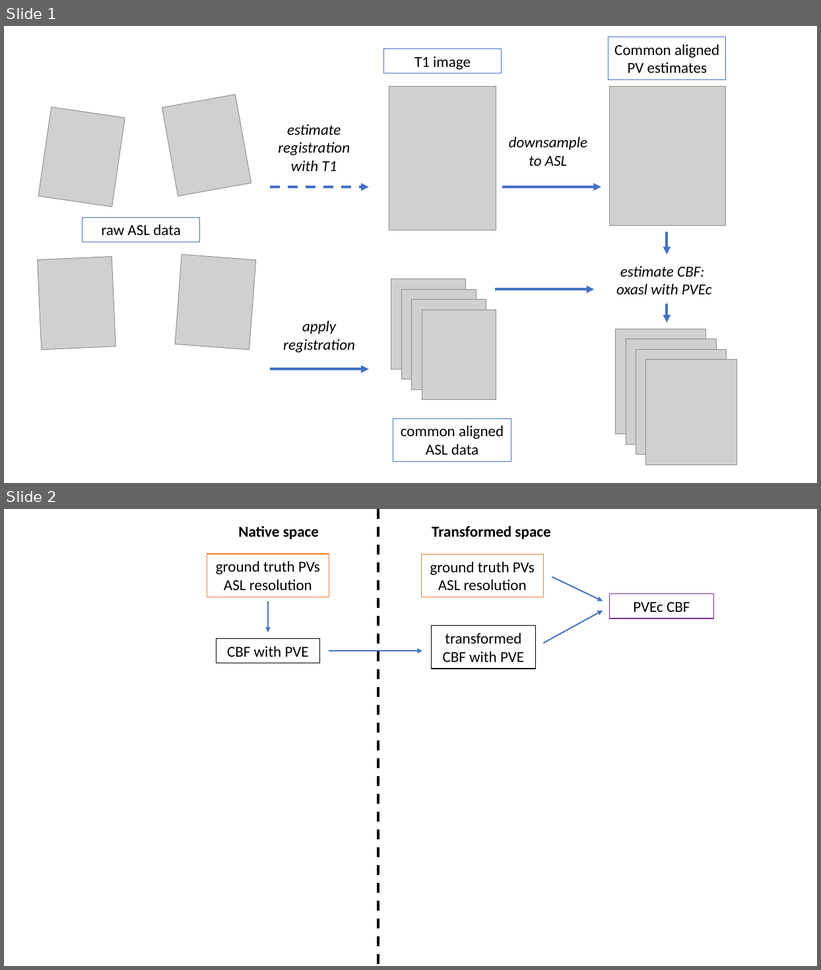
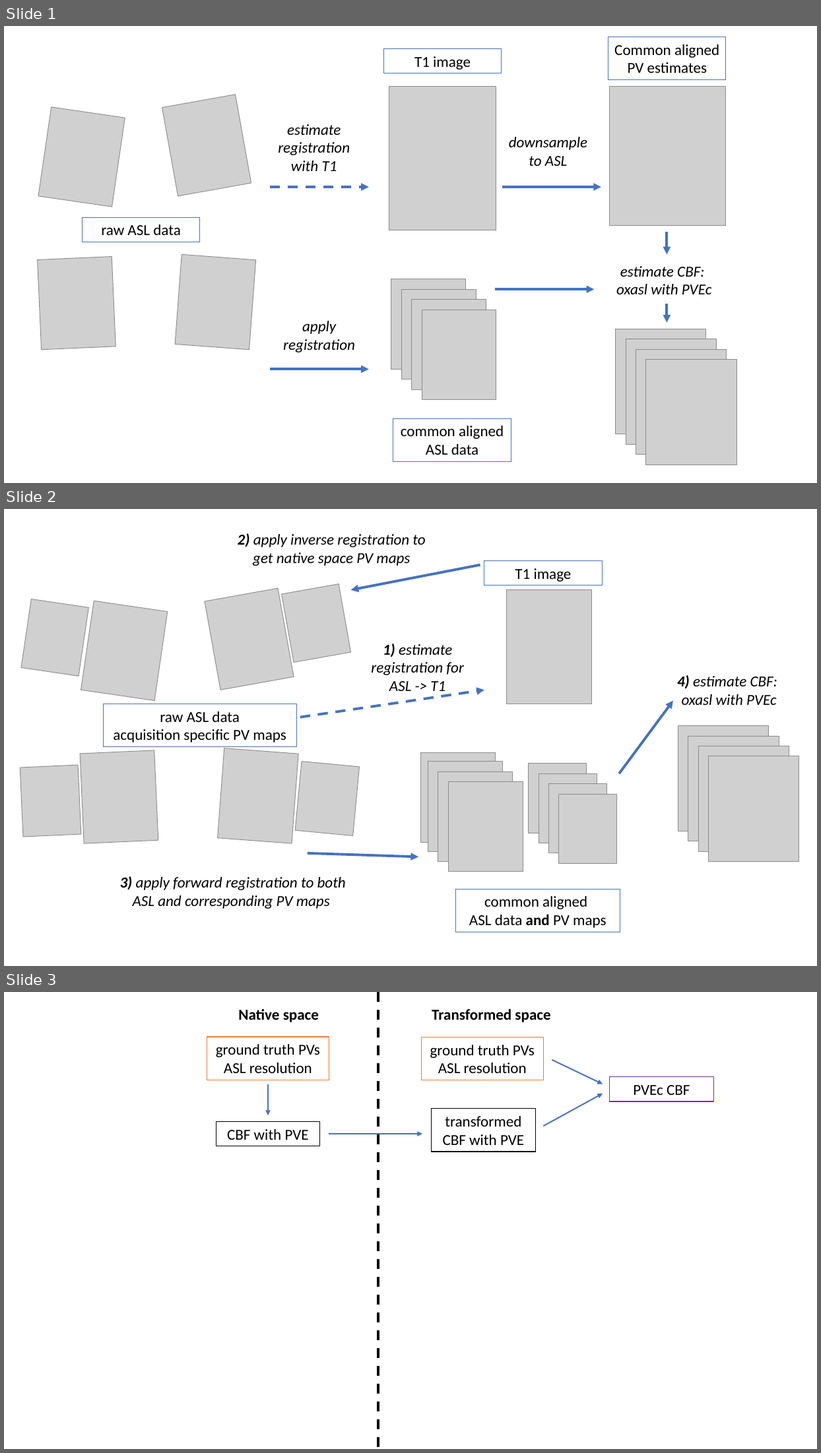
Before and after one commit to tomfrankkirk/pvec_problems, a slide deck: figs/diagrams.pptx. Shown one above the other, each under a label of ours: slides 1 and 2 before the commit, slides 1, 2 and 3 after it. The pictures are 821x970 and 821x1453 pixels, drawn with LibreOffice and Linux fonts; fonts in the diff are those of the drawing; grey boxes stand for pictures. Boxes give left, top, right and bottom in pixels: in the first picture for what was removed or moved away, otherwise in the second. Text is boxed around its words. In the diff, an @@ line names an element or a change of style, - is before the commit and + after.

```diff
--- a/figs/diagrams.pptx
+++ b/figs/diagrams.pptx
@@ slide 2 added at (4,509,817,966), background #FFFFFF @@
@@ text added at (238,533,425,566), 18 pt, text #000000, italic @@
+2) apply inverse registration to get native space PV maps
@@ arrow added from (481, 565) to (351, 590), #4472C4 3 pt @@
@@ rectangle added at (484,561,603,586), outline #4472C4 0.75 pt, 18 pt, text #000000 @@
+T1 image
@@ picture added at (281,584,350,662) @@
@@ picture added at (21,599,88,677) @@
@@ picture added at (81,601,168,701) @@
@@ picture added at (205,588,294,691) @@
@@ picture added at (507,590,592,704) @@
@@ text added at (371,644,464,696), 18 pt, text #000000, italic @@
+1) estimate registration for ASL -> T1
@@ text added at (677,675,778,705), 18 pt, text #000000, italic @@
+4) estimate CBF:
+oxasl with PVEc
@@ rectangle added at (104,704,297,747), outline #4472C4 0.75 pt, 18 pt, text #000000 @@
+raw ASL data
+acquisition specific PV maps
@@ arrow added from (300, 718) to (484, 690), #4472C4 3 pt dashed @@
@@ arrow added from (620, 774) to (673, 700), #4472C4 3 pt @@
@@ picture added at (678,726,769,832) @@
@@ picture added at (688,736,780,842) @@
@@ picture added at (20,765,81,837) @@
@@ picture added at (80,751,158,844) @@
@@ picture added at (218,749,299,844) @@
@@ picture added at (296,761,360,836) @@
@@ picture added at (421,753,496,843) @@
@@ picture added at (428,762,502,852) @@
@@ picture added at (529,764,587,834) @@
@@ picture added at (699,747,789,852) @@
@@ picture added at (708,757,799,862) @@
@@ picture added at (438,772,513,862) @@
@@ picture added at (449,782,523,873) @@
@@ picture added at (539,774,597,843) @@
@@ picture added at (549,784,607,854) @@
@@ picture added at (559,795,617,864) @@
@@ arrow added from (308, 854) to (418, 857), #4472C4 3 pt @@
@@ text added at (120,877,346,909), 18 pt, text #000000, italic @@
+3) apply forward registration to both ASL and corresponding PV maps
@@ rectangle added at (456,890,620,933), outline #4472C4 0.75 pt, 18 pt, text #000000 @@
+common aligned
+ASL data and PV maps
@@ what was slide 2 is now slide 3 @@
```
Also in this commit, not shown: 2 other files.
